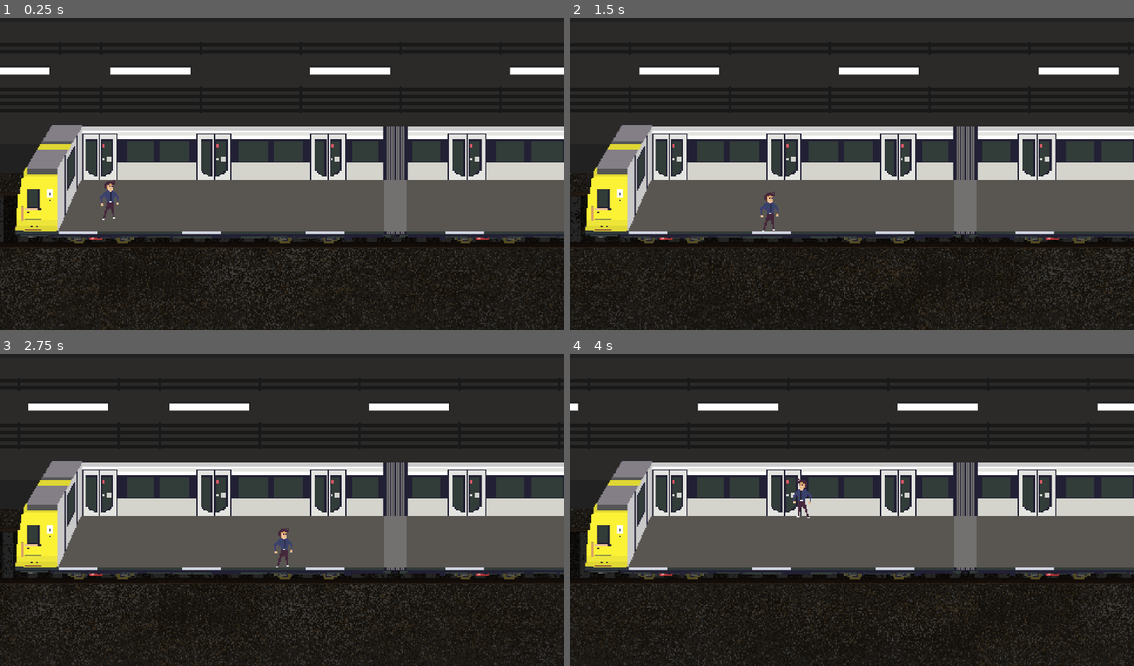
Above: before the commit, frames 1-4 (two rows, left to right).
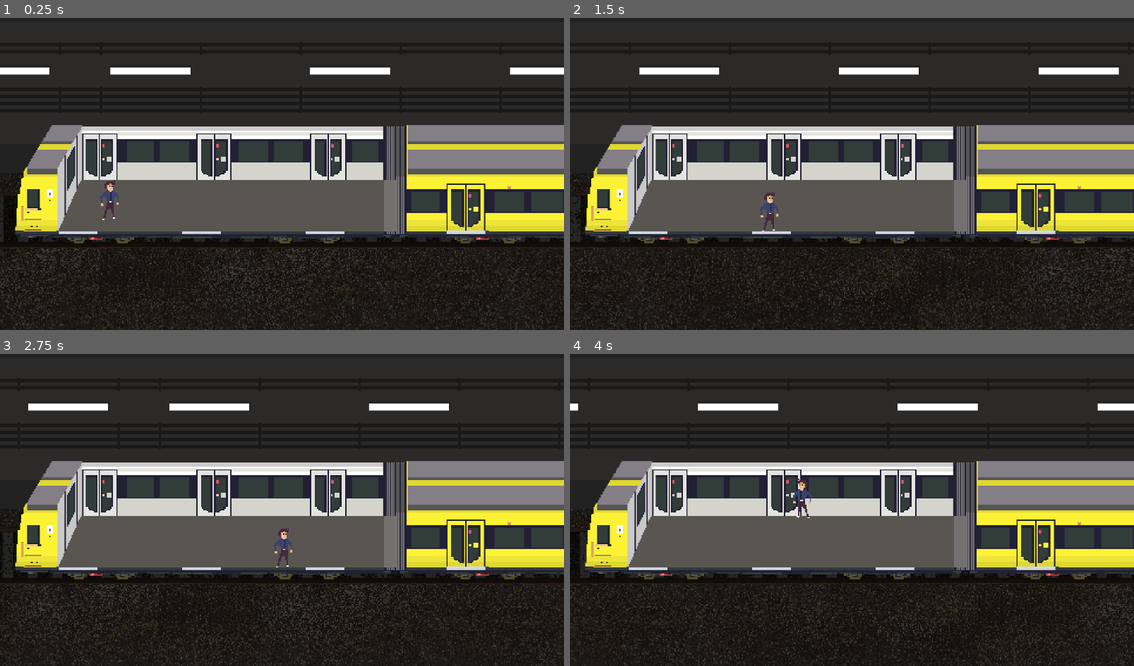
Above: after the commit, the same moments.

Repository: Squad-Mandalore/U8
Game: Godot game, scene res://StartScene.tscn
Two runs of this game, one before a commit and one after it. Both use one fixed random seed, a clock stepped at 60 frames per second and the inputs below.
Inputs:
- Up to frame 1 (0.25 s): no input
- Up to frame 2 (1.5 s): hold Right (ui_right) 0.53-1.28 s; hold Down (ui_down) from 1.28 s (still down)
- Up to frame 3 (2.75 s): release Down (ui_down) at 2.03 s; hold Right (ui_right) from 2.03 s (still down)
- Up to frame 4 (4 s): release Right (ui_right) at 2.78 s; hold Up (ui_up) 2.78-3.53 s; hold Left (ui_left) from 3.53 s (still down)

The runs differ from the first frame. In frame 1, 9.8% of the frame differs, in the area x 70-100%, y 34-71%; in frame 2, 9.8%; in frame 3, 9.8%; in frame 4, 9.8%.

Commit message:
feat: removable foreground

Diff:
--- a/StartScene.tscn
+++ b/StartScene.tscn
@@ -1,9 +1,11 @@
-[gd_scene load_steps=9 format=3 uid="uid://2p6mgnqih68g"]
+[gd_scene load_steps=12 format=3 uid="uid://2p6mgnqih68g"]
 
 [ext_resource type="Script" path="res://background.gd" id="1_akvd2"]
 [ext_resource type="Texture2D" uid="uid://qkqvul6j2ky5" path="res://models/tracks/background.png" id="1_fxphb"]
 [ext_resource type="Texture2D" uid="uid://cncgraansifi4" path="res://models/train/inside.png" id="3_y5phg"]
 [ext_resource type="PackedScene" uid="uid://csgdo87mltoha" path="res://characters/player/berliner.tscn" id="4_mdtst"]
+[ext_resource type="Script" path="res://forground.gd" id="5_gv5oj"]
+[ext_resource type="Texture2D" uid="uid://cap1pqfhi5gb0" path="res://models/train/outside_back.png" id="7_h6xp5"]
 
 [sub_resource type="SegmentShape2D" id="SegmentShape2D_btftc"]
 b = Vector2(596, 0)
@@ -16,6 +18,9 @@
 
 [sub_resource type="SegmentShape2D" id="SegmentShape2D_o7tt6"]
 b = Vector2(0, 46)
+
+[sub_resource type="RectangleShape2D" id="RectangleShape2D_evlrq"]
+size = Vector2(329, 49)
 
 [node name="Node2D" type="Node2D"]
 
@@ -62,3 +67,16 @@
 limit_bottom = 270
 drag_horizontal_enabled = true
 drag_vertical_enabled = true
+
+[node name="ForgroundBack" type="Area2D" parent="."]
+script = ExtResource("5_gv5oj")
+
+[node name="Sprite2D" type="Sprite2D" parent="ForgroundBack"]
+position = Vector2(400, 135)
+texture = ExtResource("7_h6xp5")
+
+[node name="CollisionShape2D" type="CollisionShape2D" parent="ForgroundBack"]
+position = Vector2(502.5, 163.5)
+shape = SubResource("RectangleShape2D_evlrq")
+
+[connection signal="body_entered" from="ForgroundBack" to="ForgroundBack" method="_on_body_entered"]
--- a/characters/player/berliner.gd
+++ b/characters/player/berliner.gd
@@ -1,3 +1,4 @@
+class_name Player
 extends CharacterBody2D
 
 
--- /dev/null
+++ b/forground.gd
@@ -0,0 +1,6 @@
+extends Area2D
+
+
+func _on_body_entered(body:Node2D) -> void:
+    if is_instance_of(body, Player):
+        hide()
Binary file added: models/train/outside_back.png
Not shown, added: models/train/outside_back.png.import
Binary file added: models/train/outside_front.png
Not shown, added: models/train/outside_front.png.import
